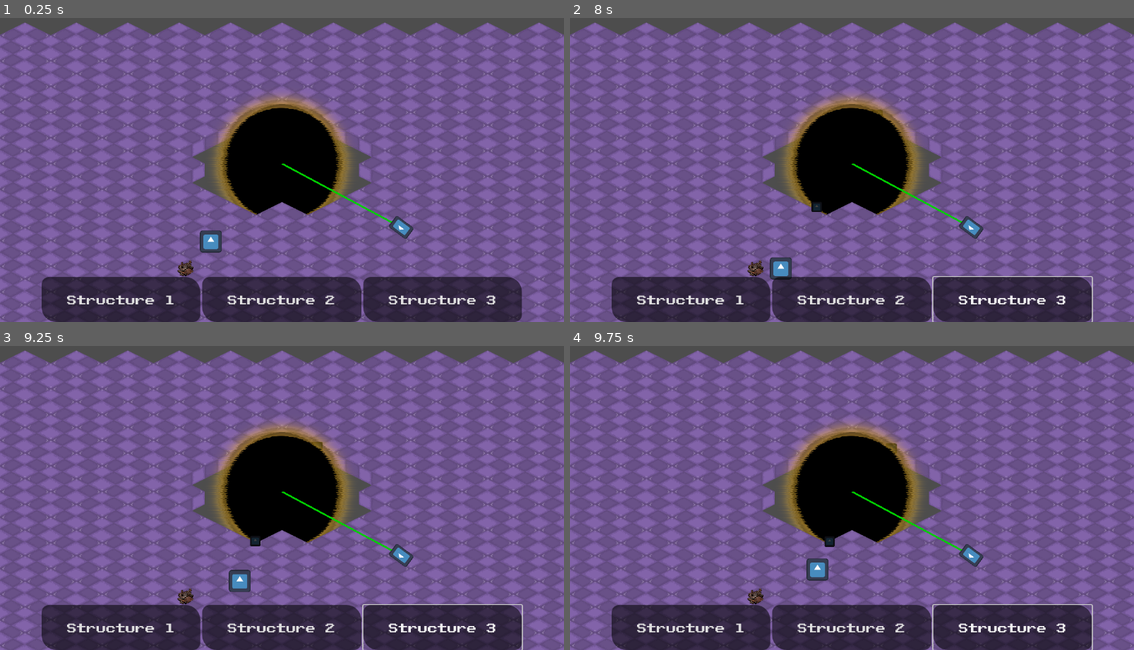
Above: before the commit, frames 1-4 (two rows, left to right).
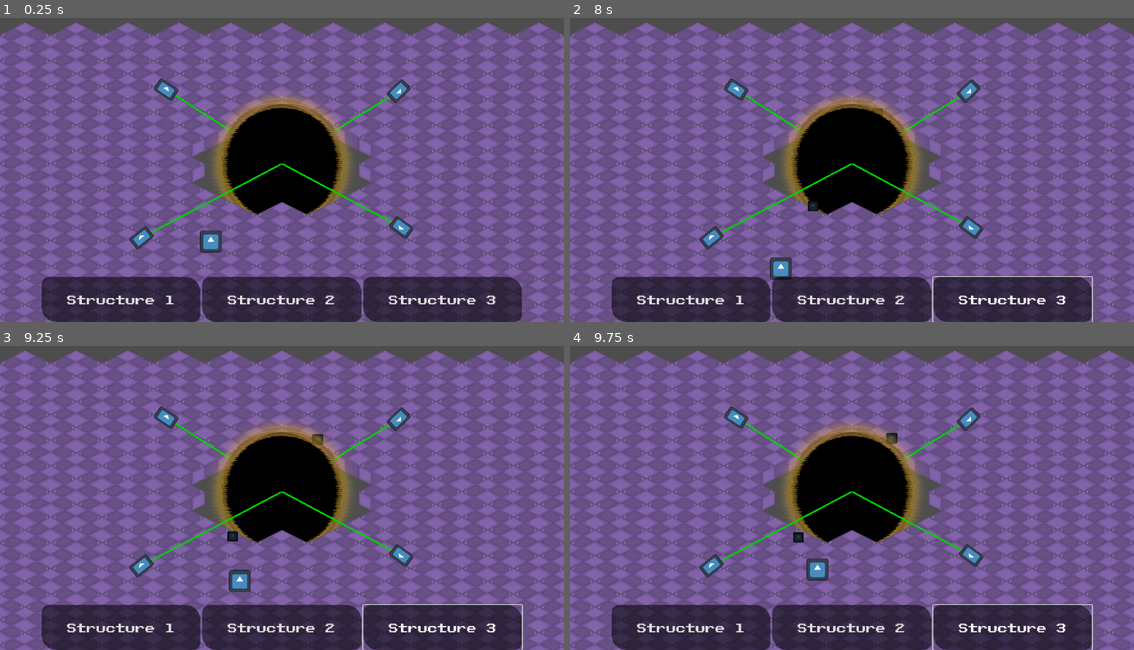
Above: after the commit, the same moments.

Repository: jkostello/Godot-Wild-Jam-69
Game: Godot game, scene res://level.tscn
Same seed, same stepped clock (60 frames per second), same inputs: the game is played once before the commit and once after it. The engine's default icon, where the game draws it, is replaced by a stand-in: a white triangle on a blue panel in a dark square.
Inputs (mouse positions are in pixels of both pictures, inside the frame that each line leads up to):
- Up to frame 1 (0.25 s): no input
- Up to frame 2 (8 s): click "Structure 1" at 0.5 s; click "Structure 2" at 1.25 s; click "Structure 3" at 2 s; tap Enter at 2.75 s; move the mouse to (976, 148) at 2.77 s; hold D (right) 2.78-3.53 s; click (976, 148) at 2.92 s; tap Space at 3.02, 3.77, 5.27, 6.02, 6.77 s; move the mouse to (739, 179) at 3.52 s; hold S (down) 3.53-4.28 s; move the mouse to (908, 94) at 4.27 s; hold D (right) 4.28-5.03 s; move the mouse to (823, 227) at 5.02 s; hold W (up) 5.03-5.78 s; click (823, 227) at 5.17 s; move the mouse to (1021, 212) at 5.77 s; hold A (left) 5.78-7.28 s; move the mouse to (682, 115) at 6.52 s; move the mouse to (880, 163) at 7.27 s; hold S (down) from 7.28 s (still down); click (880, 163) at 7.42 s
- Up to frame 3 (9.25 s): move the mouse to (197, 412) at 8.02 s; release S (down) at 8.03 s; hold D (right) 8.03-8.78 s; tap Space at 8.27, 9.02 s; move the mouse to (406, 476) at 8.77 s; hold W (up) from 8.78 s (still down)
- Up to frame 4 (9.75 s): move the mouse to (739, 507) at 9.52 s; release W (up) at 9.53 s; hold D (right) from 9.53 s (still down); click (739, 507) at 9.67 s

The runs differ from the first frame. In frame 1, 1.0% of the frame differs, in the area x 22-73%, y 19-85%; in frame 2, 1.1%; in frame 3, 1.2%; in frame 4, 1.2%.

Commit message:
Revert level.tscn

Diff:
--- a/level.tscn
+++ b/level.tscn
@@ -1,12 +1,11 @@
-[gd_scene load_steps=11 format=3 uid="uid://ckmh6gnitv64p"]
+[gd_scene load_steps=10 format=3 uid="uid://ckmh6gnitv64p"]
 
 [ext_resource type="PackedScene" uid="uid://bpg2lcg0737in" path="res://structure_handler.tscn" id="1_7h3wo"]
 [ext_resource type="Script" path="res://level.gd" id="1_fnxtp"]
 [ext_resource type="Texture2D" uid="uid://cqq6525or2suw" path="res://FLOOR1.png" id="3_c7bgw"]
 [ext_resource type="PackedScene" uid="uid://xn4epdl40krm" path="res://void.tscn" id="3_gfdxi"]
-[ext_resource type="PackedScene" uid="uid://bgj4vp25lv1gd" path="res://laser.tscn" id="4_t28y2"]
+[ext_resource type="PackedScene" uid="uid://ba4q10sapjinu" path="res://laser.tscn" id="4_t28y2"]
 [ext_resource type="PackedScene" uid="uid://bkwa8366unv8y" path="res://player.tscn" id="5_w3uvl"]
-[ext_resource type="PackedScene" uid="uid://c7waafyi0ya1x" path="res://resources/resource.tscn" id="7_x52pj"]
 
 [sub_resource type="NavigationPolygon" id="NavigationPolygon_j53cu"]
 vertices = PackedVector2Array(150, 0, 0, 75, -150, 0, 0, -75)
@@ -50,12 +49,21 @@
 
 [node name="Void" parent="TileMap" instance=ExtResource("3_gfdxi")]
 
+[node name="Laser" parent="." instance=ExtResource("4_t28y2")]
+position = Vector2(-820, 433)
+rotation = -0.675106
+
+[node name="Laser2" parent="." instance=ExtResource("4_t28y2")]
+position = Vector2(-676, -433)
+rotation = 0.580251
+
 [node name="Laser3" parent="." instance=ExtResource("4_t28y2")]
 position = Vector2(696, 373)
 rotation = -2.50431
 
+[node name="Laser4" parent="." instance=ExtResource("4_t28y2")]
+position = Vector2(681, -424)
+rotation = 2.38678
+
 [node name="Camera2D" type="Camera2D" parent="."]
 zoom = Vector2(0.35, 0.35)
-
-[node name="resource" parent="." instance=ExtResource("7_x52pj")]
-position = Vector2(-563, 612)
